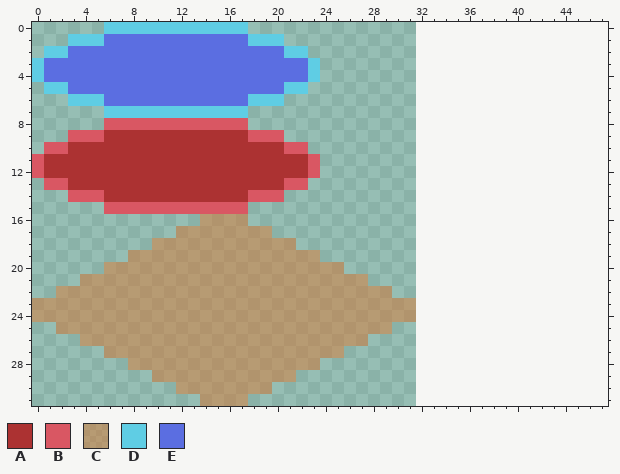
One commit to this pixel-art sprite: assets/ui/map_icons.png. This is how it looked before the edit.
The file is 32x32 pixels. The old version is drawn lined up with the new one, on the new canvas.
Palette (. is transparent): A #ac3232  B #d95763  C #df712674  D #5fcde4  E #5b6ee1
Pixels before, first column x 0:
 0 ......DDDDDDDDDDDD..............
 1 ...DDDEEEEEEEEEEEEDDD...........
 2 .DDEEEEEEEEEEEEEEEEEEDD.........
 3 DEEEEEEEEEEEEEEEEEEEEEED........
 4 DEEEEEEEEEEEEEEEEEEEEEED........
 5 .DDEEEEEEEEEEEEEEEEEEDD.........
 6 ...DDDEEEEEEEEEEEEDDD...........
 7 ......DDDDDDDDDDDD..............
 8 ......BBBBBBBBBBBB..............
 9 ...BBBAAAAAAAAAAAABBB...........
10 .BBAAAAAAAAAAAAAAAAAABB.........
11 BAAAAAAAAAAAAAAAAAAAAAAB........
12 BAAAAAAAAAAAAAAAAAAAAAAB........
13 .BBAAAAAAAAAAAAAAAAAABB.........
14 ...BBBAAAAAAAAAAAABBB...........
15 ......BBBBBBBBBBBB..............
16 ..............CCCC..............
17 ............CCCCCCCC............
18 ..........CCCCCCCCCCCC..........
19 ........CCCCCCCCCCCCCCCC........
20 ......CCCCCCCCCCCCCCCCCCCC......
21 ....CCCCCCCCCCCCCCCCCCCCCCCC....
22 ..CCCCCCCCCCCCCCCCCCCCCCCCCCCC..
23 CCCCCCCCCCCCCCCCCCCCCCCCCCCCCCCC
24 CCCCCCCCCCCCCCCCCCCCCCCCCCCCCCCC
25 ..CCCCCCCCCCCCCCCCCCCCCCCCCCCC..
26 ....CCCCCCCCCCCCCCCCCCCCCCCC....
27 ......CCCCCCCCCCCCCCCCCCCC......
28 ........CCCCCCCCCCCCCCCC........
29 ..........CCCCCCCCCCCC..........
30 ............CCCCCCCC............
31 ..............CCCC..............
The result:
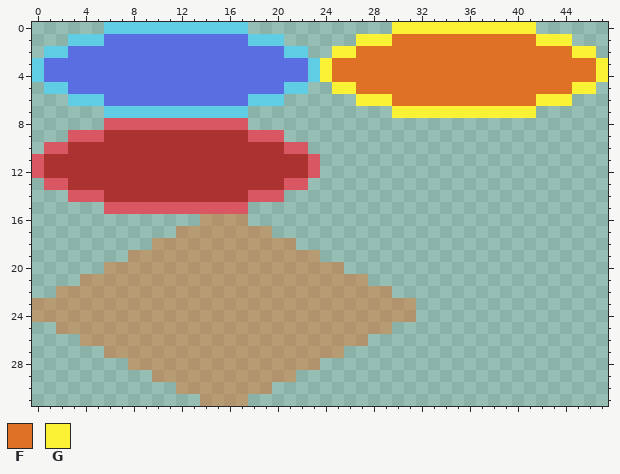
Colours new in this view: F #df7126  G #fbf236
Changes in this commit:
canvas 32x32 -> 48x32
Changed rows in their new state; - is an unchanged pixel.
first column x 24:
 0 ------GGGGGGGGGGGG------
 1 ---GGGFFFFFFFFFFFFGGG---
 2 -GGFFFFFFFFFFFFFFFFFFGG-
 3 GFFFFFFFFFFFFFFFFFFFFFFG
 4 GFFFFFFFFFFFFFFFFFFFFFFG
 5 -GGFFFFFFFFFFFFFFFFFFGG-
 6 ---GGGFFFFFFFFFFFFGGG---
 7 ------GGGGGGGGGGGG------
